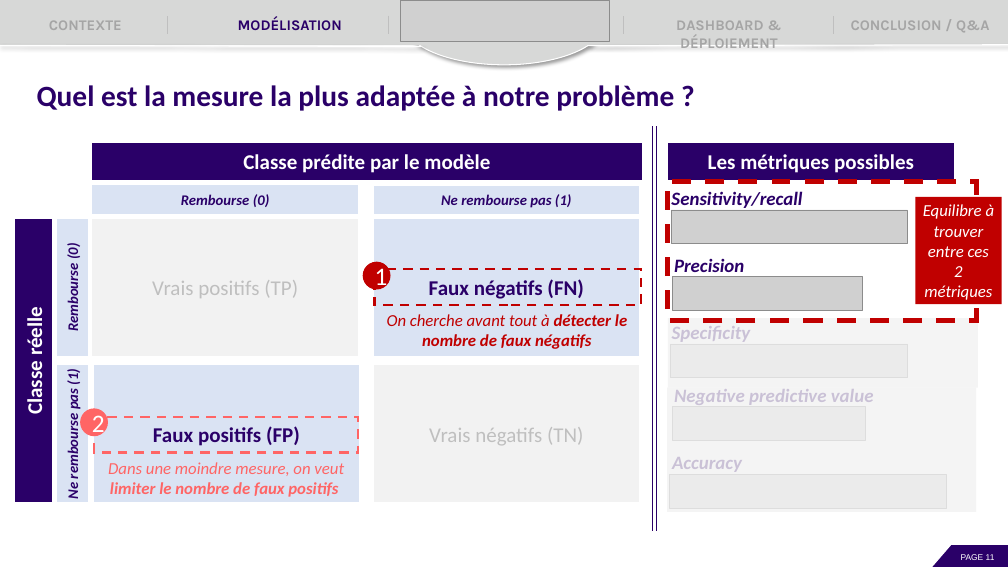
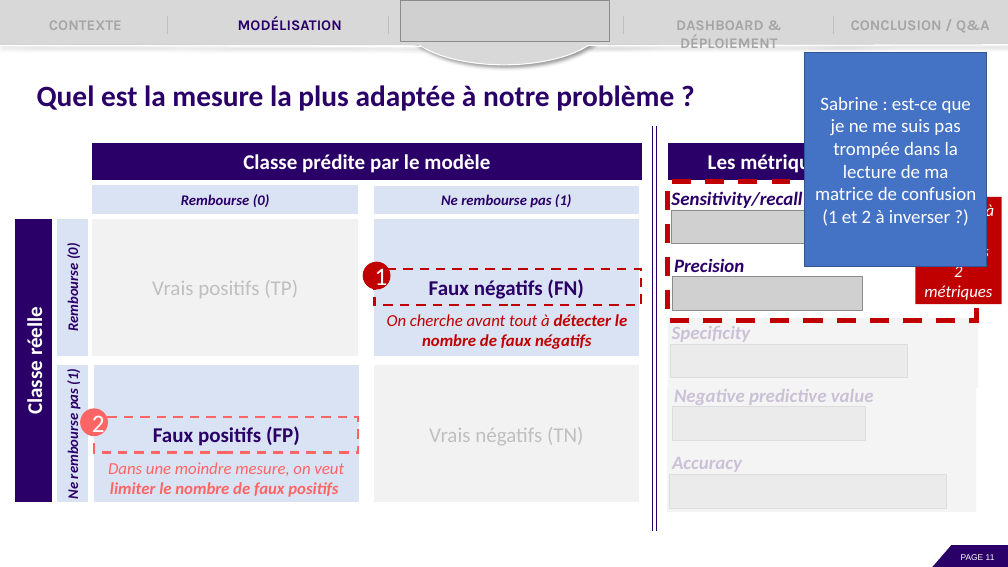
Before and after one commit to EtudiantOC2/implement_scoring_model_v2, a slide deck: slide 11 of evaluation/P7_Presentation.pptx. Drawn at 1008x567 pixels with LibreOffice and Linux fonts; fonts in the diff are those of the drawing; grey boxes stand for pictures. Boxes give left, top, right and bottom in pixels: in the first picture for what was removed or moved away, otherwise in the second. Text is boxed around its words. In the diff, an @@ line names an element or a change of style, - is before the commit and + after.

```diff
--- a/evaluation/P7_Presentation.pptx
+++ b/evaluation/P7_Presentation.pptx
@@ rectangle added at (805, 52, 987, 267), fill #4472C4, outline #325491 1 pt, 18 pt, text #FFFFFF @@
+Sabrine : est-ce que je ne me suis pas trompée dans la lecture de ma matrice de confusion (1 et 2 à inverser ?)
```
Also in this commit, not shown: 9 other slides changed, 5 slides added, 2 other files.
